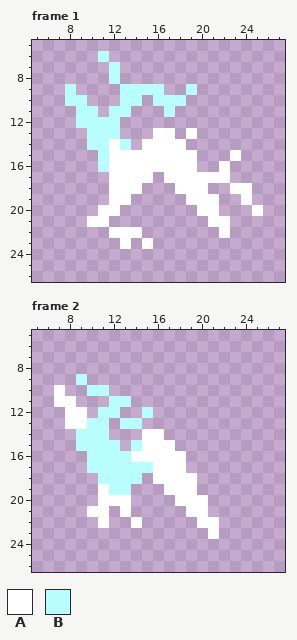
One commit to this pixel-art file: Assets/Game Assets/Tower Defense Map/Towers/Pinya/Pinya_Projectile.aseprite. The picture above was drawn from the file before the commit.
32x32 pixels, 5 frames. Shown: frame 1: x 5..27, y 5..26; frame 2: x 5..27, y 5..26. The commit also changed other frames, which this record leaves out.
Visible layers, top first: "Layer 1 Copy", "Layer 2", "Layer 1".
Palette (. is transparent): A #ffffff  B #b8fdff
Pixels before, frame 1, first column x 8:
 6 ...B..............
 7 ....B.............
 8 ....B.............
 9 B....BBBB..B......
10 BB...BB.BBB.......
11 .BB.BB...B........
12 .BBBB.............
13 ..BBB...AA.A......
14 ..BBAB.AAAA.......
15 ...BAAAAAAAA...A..
16 ...BAAAAAAAA..A...
17 ....AAAA.AAAAAA...
18 ....AAA...AAA..AA.
19 ....AA.....AAA..A.
20 ...AA.......AA...A
21 ..AA.........AA...
22 ....AAA.......A...
23 .....A.A..........
Pixels before, frame 2, first column x 7:
 9 ..B............
10 A..BB..........
11 AA...BB........
12 .AA.BB..B......
13 .AABB.BB.......
14 ..BBB...AA.....
15 ..BBBB.BAAA....
16 ...BBBBAAAAA...
17 ...BBBBBBAAA...
18 ....BBBB.AAAA..
19 ....ABB...AAA..
20 ....AAA....AAA.
21 ...AA.A.....AA.
22 ....A..A.....AA
23 ..............A
And afterwards:
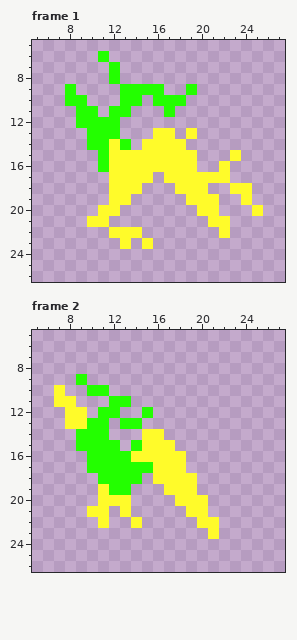
The exact change:
layer "Flattened" added
layer "Layer 1" removed
layer "Layer 2" removed
layer "Layer 1 Copy" removed
colour A: #ffffff -> #fffb2a
colour B: #b8fdff -> #23ff00
Changed places in both pictures, as pixel boxes (x1, y1, x2, y2):
changed: (65, 51, 263, 249)
changed: (54, 374, 219, 539)
